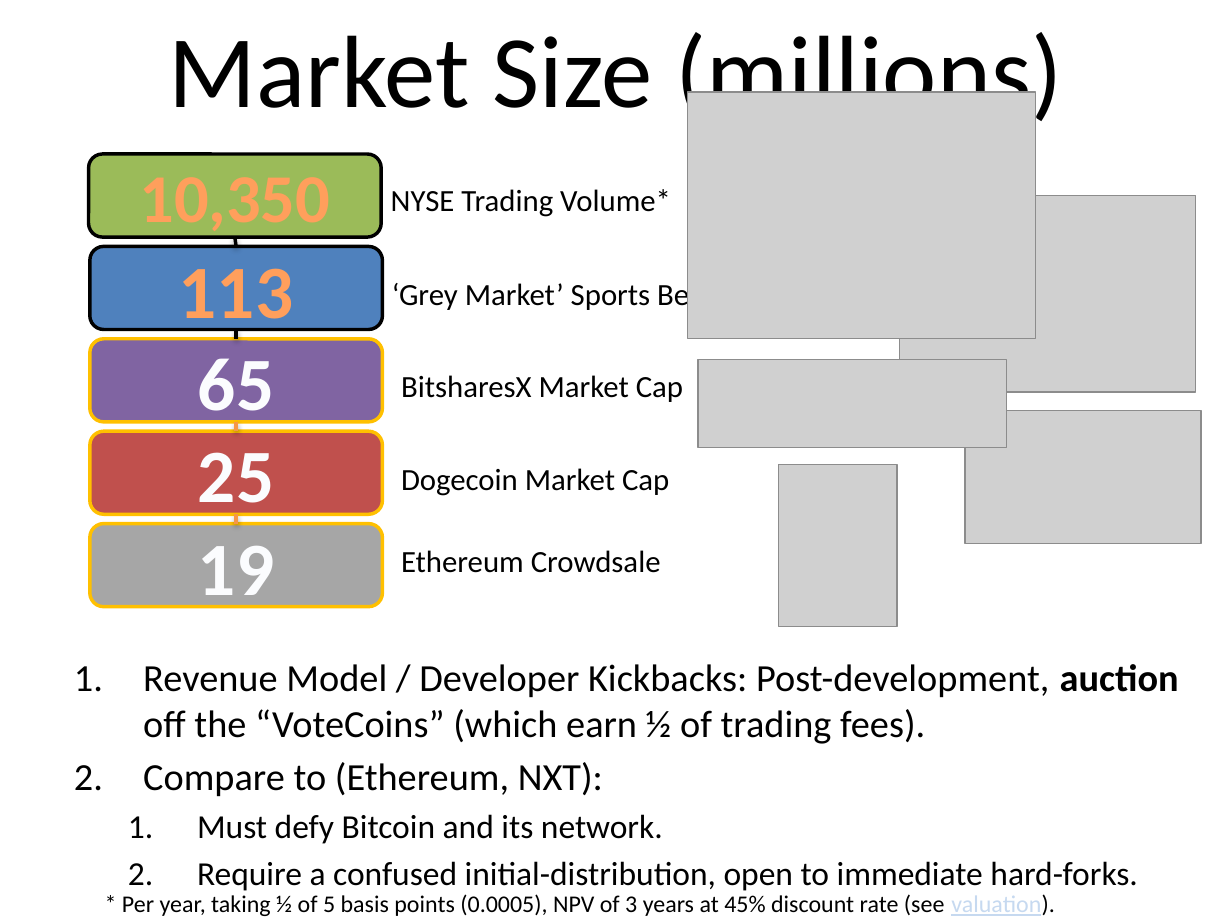
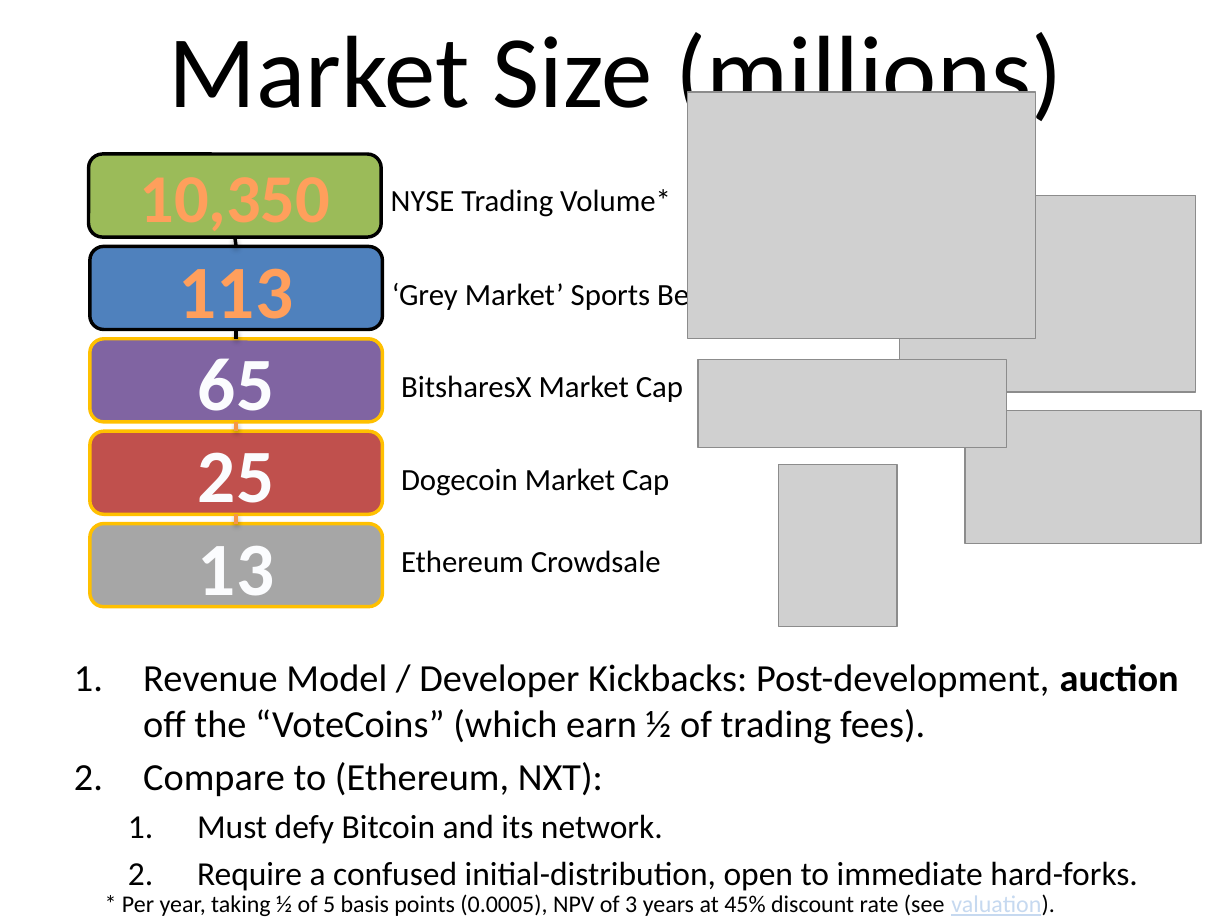
Before and after one commit to truthcoin/www.truthcoin.info, a slide deck: slide 5 of presentations/six-slide-sprint.pptx. Drawn at 1232x924 pixels with LibreOffice and Linux fonts; fonts in the diff are those of the drawing; grey boxes stand for pictures. Boxes give left, top, right and bottom in pixels: in the first picture for what was removed or moved away, otherwise in the second. Text is boxed around its words. In the diff, an @@ line names an element or a change of style, - is before the commit and + after.

```diff
--- a/presentations/six-slide-sprint.pptx
+++ b/presentations/six-slide-sprint.pptx
@@ text in rounded rectangle at [198,546,274,613]: text changed @@
-19
+13
```
Also in this commit, not shown: 3 other slides changed, 6 other files.
